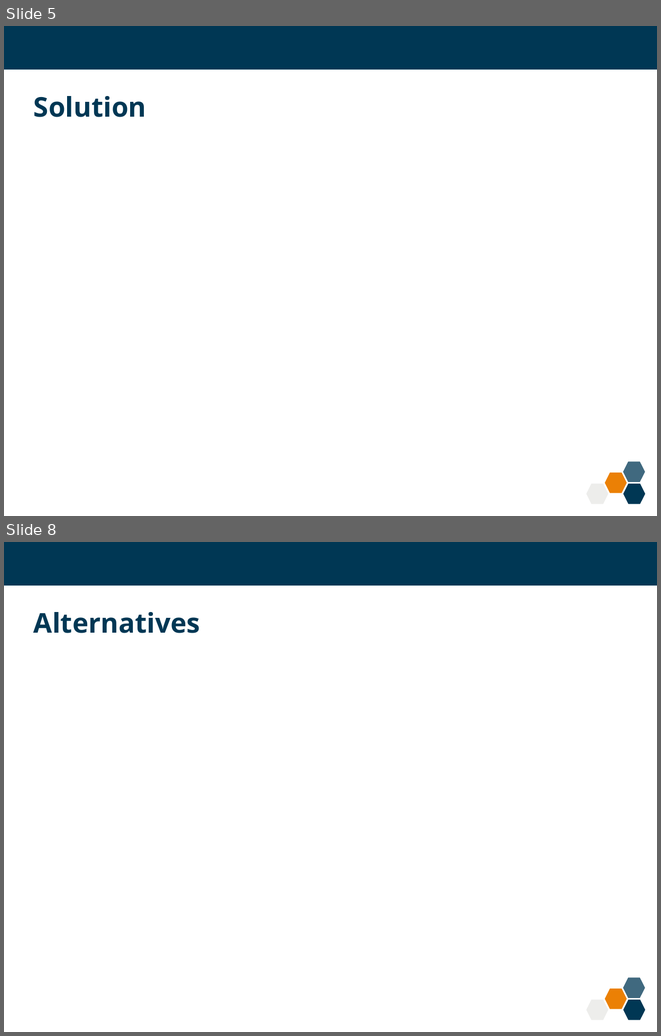
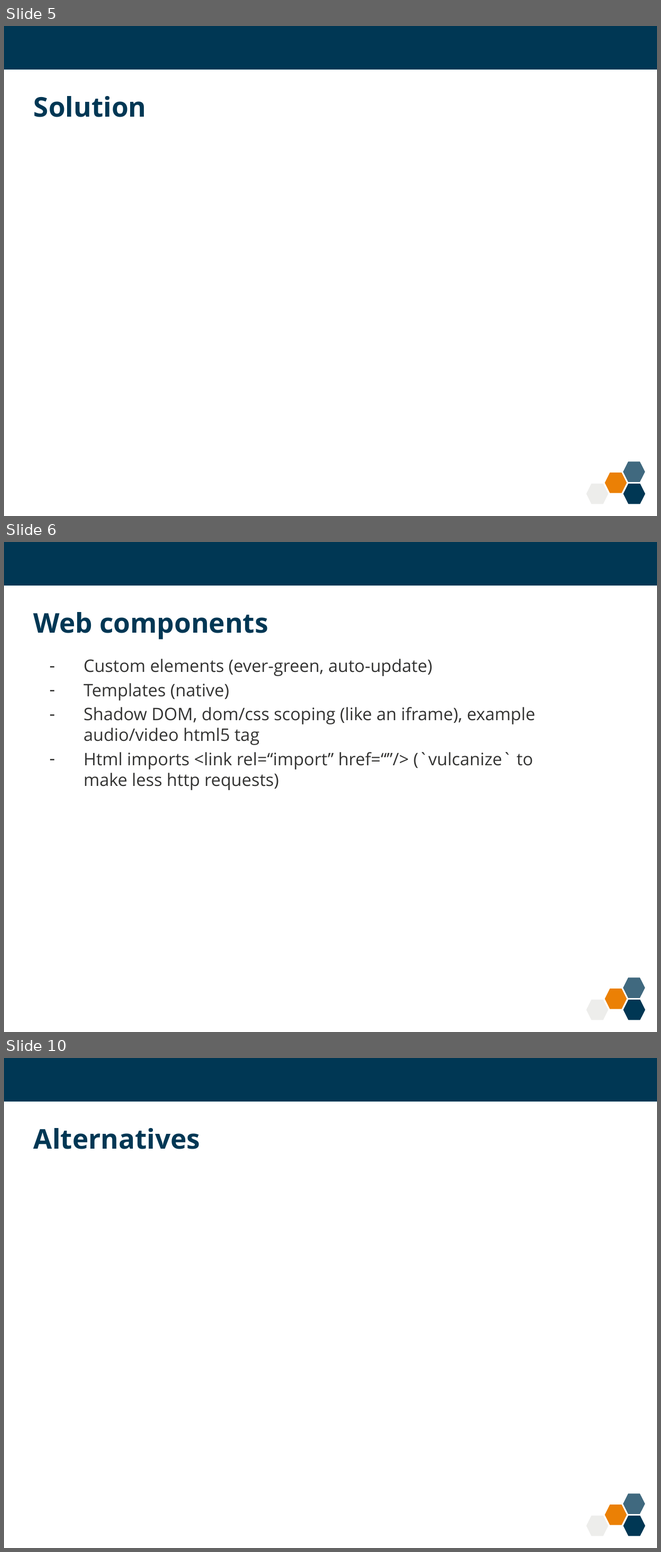
Before and after one commit to kashesandr/Public-Activities, a slide deck: 2015/summer-school/2/index.pptx. Shown one above the other, each under a label of ours: slides 5 and 8 before the commit, slides 5, 6 and 10 after it; the slides between them are not shown. The pictures are 661x1036 and 661x1552 pixels, drawn with LibreOffice and Linux fonts; fonts in the diff are those of the drawing; background and template pictures are left out. Boxes give left, top, right and bottom in pixels: in the first picture for what was removed or moved away, otherwise in the second. Text is boxed around its words. In the diff, an @@ line names an element or a change of style, - is before the commit and + after.

```diff
--- a/2015/summer-school/2/index.pptx
+++ b/2015/summer-school/2/index.pptx
@@ slide 6 added at (x1=4, y1=542, x2=657, y2=1032), background #FFFFFF; not listed: 5 template elements that a slide beside it also shows @@
@@ title added at (x1=34, y1=612, x2=268, y2=640), 30 pt, text #003754, bold @@
+Web components
@@ text added at (x1=84, y1=659, x2=535, y2=790), 19 pt, text #333332 @@
+– Custom elements (ever-green, auto-update)
+– Templates (native)
+– Shadow DOM, dom/css scoping (like an iframe), example audio/video html5 tag
+– Html imports <link rel=“import” href=“”/> (`vulcanize` to make less http requests)
@@ what was slide 8 is now slide 10 @@
```
Also in this commit, not shown: 1 slide changed, 4 other slides added, 3 slides removed.
